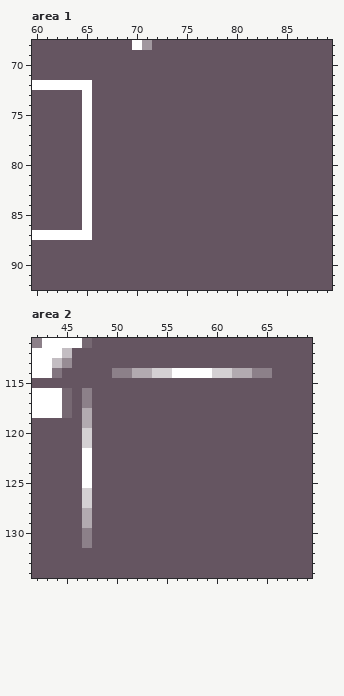
Pixel-art file: Assets/Yaya/Artwork/Misc/UI.ase. This is how it looked before the edit.
256x256 pixels, 1 frame. Colours within 5 levels of each other are drawn and written as one. Shown: area 1: x 60..89, y 68..92; area 2: x 42..69, y 111..134.
Once edited:
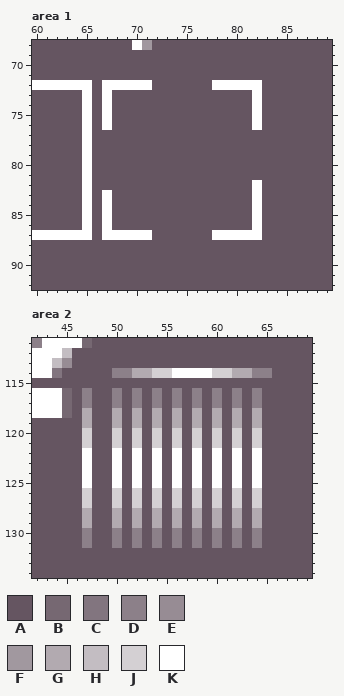
Palette (. is transparent): A #655561  B #766872  C #82757f  D #8c8089  E #978c94  F #a1989f  G #b2aab0  H #c3bdc2  J #d4d0d3  K #ffffff
The edit:
--- area 1, layer "UI"
@@ x 65..84 @@
 71 AAAAAAAAAAAAAAAAAAAA
-72 KAAAAAAAAAAAAAAAAAAA
-73 KAAAAAAAAAAAAAAAAAAA
-74 KAAAAAAAAAAAAAAAAAAA
-75 KAAAAAAAAAAAAAAAAAAA
-76 KAAAAAAAAAAAAAAAAAAA
+72 KAKKKKKAAAAAAKKKKKAA
+73 KAKAAAAAAAAAAAAAAKAA
+74 KAKAAAAAAAAAAAAAAKAA
+75 KAKAAAAAAAAAAAAAAKAA
+76 KAKAAAAAAAAAAAAAAKAA
 77 KAAAAAAAAAAAAAAAAAAA
@@ x 65..84 @@
 81 KAAAAAAAAAAAAAAAAAAA
-82 KAAAAAAAAAAAAAAAAAAA
-83 KAAAAAAAAAAAAAAAAAAA
-84 KAAAAAAAAAAAAAAAAAAA
-85 KAAAAAAAAAAAAAAAAAAA
-86 KAAAAAAAAAAAAAAAAAAA
-87 KAAAAAAAAAAAAAAAAAAA
+82 KAAAAAAAAAAAAAAAAKAA
+83 KAKAAAAAAAAAAAAAAKAA
+84 KAKAAAAAAAAAAAAAAKAA
+85 KAKAAAAAAAAAAAAAAKAA
+86 KAKAAAAAAAAAAAAAAKAA
+87 KAKKKKKAAAAAAKKKKKAA
 88 AAAAAAAAAAAAAAAAAAAA
--- area 2, layer "UI"
@@ x 48..66 @@
 115 AAAAAAAAAAAAAAAAAAA
-116 AAAAAAAAAAAAAAAAAAA
-117 AAAAAAAAAAAAAAAAAAA
-118 AAAAAAAAAAAAAAAAAAA
-119 AAAAAAAAAAAAAAAAAAA
-120 AAAAAAAAAAAAAAAAAAA
-121 AAAAAAAAAAAAAAAAAAA
-122 AAAAAAAAAAAAAAAAAAA
-123 AAAAAAAAAAAAAAAAAAA
-124 AAAAAAAAAAAAAAAAAAA
-125 AAAAAAAAAAAAAAAAAAA
-126 AAAAAAAAAAAAAAAAAAA
-127 AAAAAAAAAAAAAAAAAAA
-128 AAAAAAAAAAAAAAAAAAA
-129 AAAAAAAAAAAAAAAAAAA
-130 AAAAAAAAAAAAAAAAAAA
-131 AAAAAAAAAAAAAAAAAAA
+116 AADADADADADADADADAA
+117 AADADADADADADADADAA
+118 AAGAGAGAGAGAGAGAGAA
+119 AAGAGAGAGAGAGAGAGAA
+120 AAJAJAJAJAJAJAJAJAA
+121 AAJAJAJAJAJAJAJAJAA
+122 AAKAKAKAKAKAKAKAKAA
+123 AAKAKAKAKAKAKAKAKAA
+124 AAKAKAKAKAKAKAKAKAA
+125 AAKAKAKAKAKAKAKAKAA
+126 AAJAJAJAJAJAJAJAJAA
+127 AAJAJAJAJAJAJAJAJAA
+128 AAGAGAGAGAGAGAGAGAA
+129 AAGAGAGAGAGAGAGAGAA
+130 AADADADADADADADADAA
+131 AADADADADADADADADAA
 132 AAAAAAAAAAAAAAAAAAA
